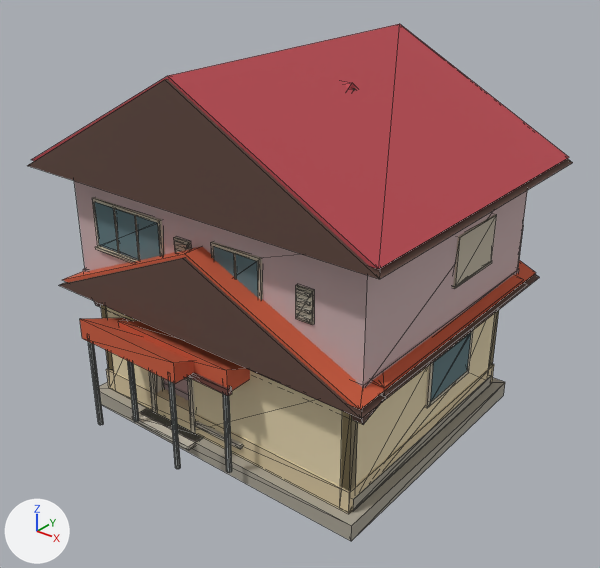
One commit to the glTF model dist/assets/models/buildings.glb: the scene before it, then after it.
Camera for both pictures: a camera (50 mm lens) standing at (11.17, -14.01, 11.53) and looking at (0.34, -0.48, 3.14). The axes (+X, +Y, +Z) are drawn at lower left. The lights are the same throughout. The picture after the commit comes second. Mesh edges are drawn as thin lines.

The first picture shows 'HouseLarge', 'HouseOpen', 'HouseSmall', 'HouseSolar', 'PorchHouse'.
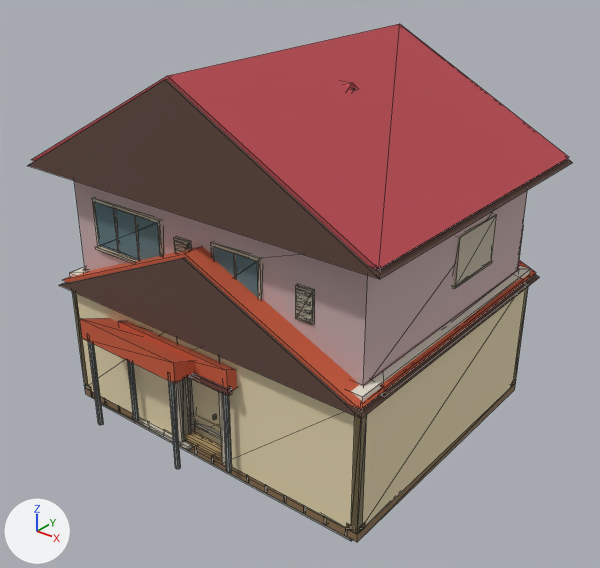
The change, as a diff of the scene's bpy script:
```diff
--- a/dist/assets/models/buildings.glb.py
+++ b/dist/assets/models/buildings.glb.py
@@ mat_trunk_brown @@
+mat_trunk_brown = principled_material('trunk_brown')
+mat_trunk_brown.base_color = (0.159, 0.102, 0.0578)  # brown #6f5a44
+mat_trunk_brown.roughness = 0.85
@@ mat_camera_body @@
+mat_camera_body = principled_material('camera_body')
+mat_camera_body.base_color = (0.0762, 0.0685, 0.0612)  # dark grey #4e4a46
+mat_camera_body.roughness = 0.85
@@ mat_boat_wood @@
+mat_boat_wood = principled_material('boat_wood')
+mat_boat_wood.base_color = (0.571, 0.356, 0.144)  # orange #c7a16a
+mat_boat_wood.roughness = 0.85
@@ me_roominterior_mesh @@
+me_roominterior_mesh.from_pydata(...)  # 1336 vertices, 2144 faces; spans x -4.25..4.2, y -3.56..3.55, z -0.2..3.21
+me_roominterior_mesh.materials.append(mat_wood_plank)  # brown #8a6f4e
+me_roominterior_mesh.materials.append(mat_wood_pole)  # brown #6b5a44
+me_roominterior_mesh.materials.append(mat_wall_cream)  # beige #e7d7b0
+me_roominterior_mesh.materials.append(mat_window_frame)  # light grey #c6bca8
+me_roominterior_mesh.materials.append(mat_door_navy)  # dark blue #4b4a70
+me_roominterior_mesh.materials.append(mat_chime_metal)  # beige #cbc3a6
+me_roominterior_mesh.materials.append(mat_wood_light)  # brown #b79a6a
+me_roominterior_mesh.materials.append(mat_trim_white)  # white #e9e4d6
+me_roominterior_mesh.materials.append(mat_boat_red)  # red #c9584b
+me_roominterior_mesh.materials.append(mat_leaf_teal)  # dark green #33685a
+me_roominterior_mesh.materials.append(mat_paper_white)  # white #f4f1e6
+me_roominterior_mesh.materials.append(mat_hat_straw)  # yellow #dcc177
+me_roominterior_mesh.materials.append(mat_camera_body)  # dark grey #4e4a46
+me_roominterior_mesh.materials.append(mat_hat_band)  # yellow #b79a54
+me_roominterior_mesh.materials.append(mat_boat_wood)  # orange #c7a16a
+me_roominterior_mesh.materials.append(mat_wall_sand)  # beige #d8c6a0
+me_roominterior_mesh.materials.append(mat_leaf_mid)  # dark green #3e7a66
+me_roominterior_mesh.materials.append(mat_wall_pink)  # light grey #c9afaf
+me_roominterior_mesh.materials.append(mat_window_glass)  # cyan #5e7a80
+me_roominterior_mesh.materials.append(mat_trunk_brown)  # brown #6f5a44
+me_roominterior_mesh.materials.append(mat_pole_dark)  # dark grey #4a4640
+me_roominterior_mesh.materials.append(mat_lamp_glass)  # beige #f5ebc8
@@ ob_roominterior @@
+ob_roominterior = bpy.data.objects.new('RoomInterior', me_roominterior_mesh)
+ob_roominterior.location = (0.0, 0.0, 0.0)
```

Location of each change, (x1, y1, x2, y2) in pixels of the pictures (600 x 568 px):
'RoomInterior', added: after (70, 266, 531, 542)
